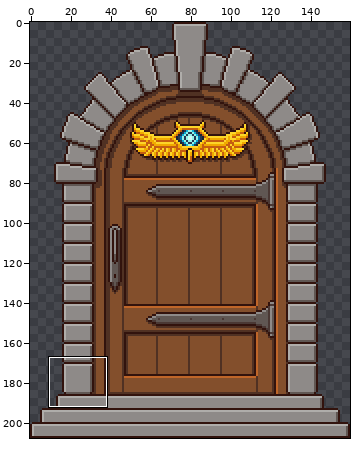
Edited in one commit: pixel-art file (Assets/Art/Sprites/Door.aseprite). The first picture is a wide view before the edit; the outline marks the close-up.
Close-up. First the earlier version:
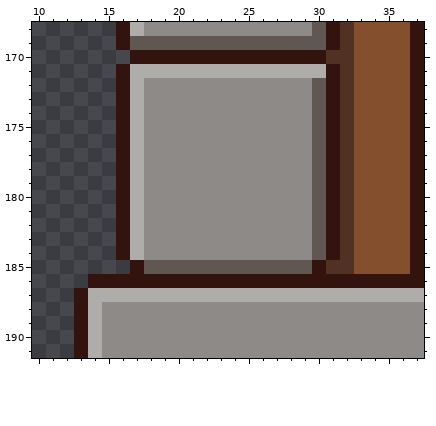
160x208 pixels, 1 frame. Shown: x 10..37, y 168..191.
Now the later version:
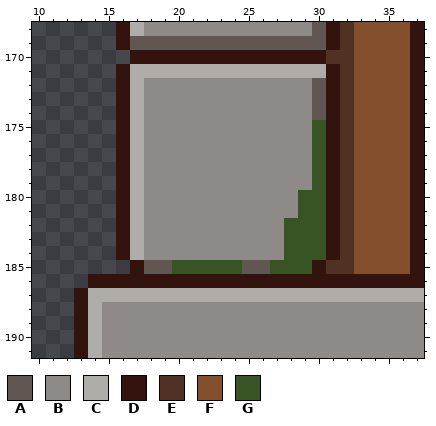
Palette (. is transparent): A #605753  B #8e8a88  C #afadaa  D #32130d  E #503123  F #834f2c  G #385425
Edits made:
layer "Layer 3" added
Layer "Layer 3":
y 175..179: x 30 A -> G
y 180..181: x 29..30 BA -> GG
y 182..184: x 28..30 BBA -> GGG
y 185: x 20..24 AAAAA -> GGGGG; x 27..29 AAA -> GGG
Where, in picture pixels (left, top, right, bottom), the same in both close-ups:
changed: (172, 120, 326, 274)
